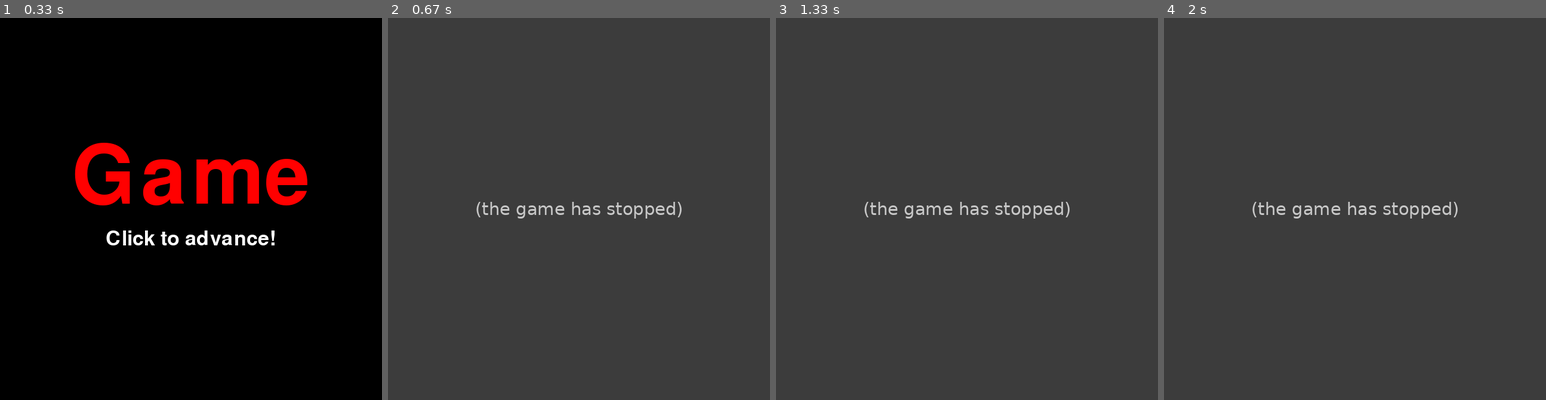
Above: before the commit, frames 1-4 (left to right).
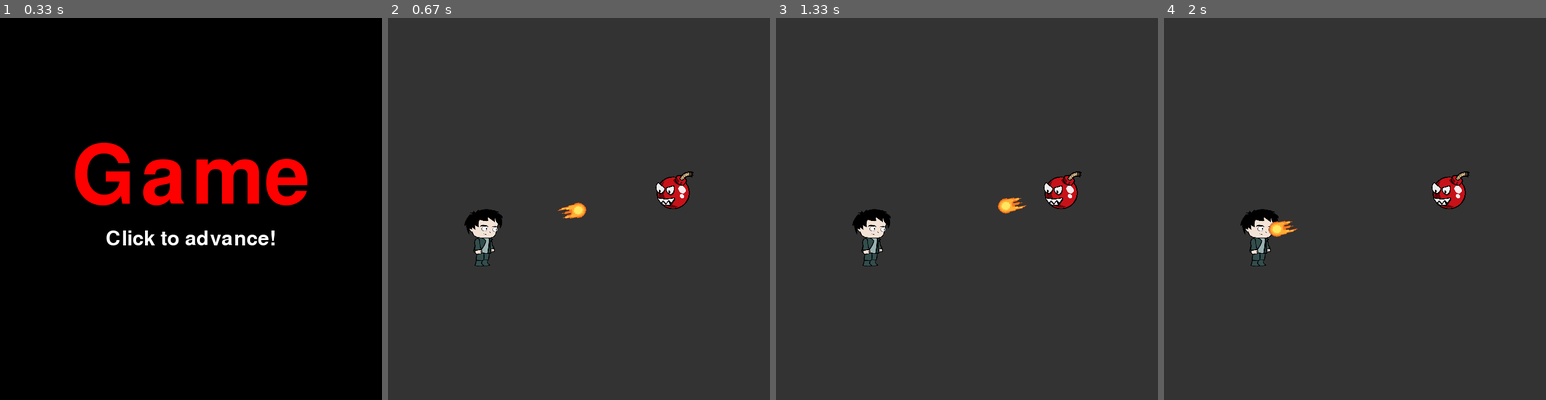
Above: after the commit, the same moments.

Repository: VagishVela/project-pygames
Game: pygame game, started from main.py
The game is run twice, just before and just after one commit, with the same random seed, the same clock (stepped at 60 frames per second) and the same inputs.
Inputs (mouse positions are in pixels of both pictures, inside the frame that each line leads up to):
- Up to frame 1 (0.33 s): no input
- Up to frame 2 (0.67 s): click (579, 209) at 0.38 s
- Up to frame 3 (1.33 s): no input
- Up to frame 4 (2 s): no input

Frame 1 is identical in both runs. In frame 2, 2.2% of the frame differs, in the area x 20-80%, y 40-65%; in frame 3, 2.2%; in frame 4, 2.2%.
Error before the commit: AttributeError: 'Battle' object has no attribute 'player_attack' (battle.py line 24); the game stopped at 0.38 s (later frames are placeholders)

Commit message:
Fixed the mistake

Diff:
--- a/game/views/battle.py
+++ b/game/views/battle.py
@@ -21,16 +21,17 @@
 
         self.enemy = Enemy(self.width*0.7, self.height*0.4, (64, 64))
         self.projectiles = []
-        self.player_attack()
         self.dodge_timer = 0
         self.dodge_for_frames = 60
+
+        self.attack(self.player, self.enemy)  # remove this when inputs are working
 
     def on_update(self):
         for projectile in self.projectiles:
             projectile.update()
             if projectile.check_collision(self.enemy) or projectile.check_collision(self.player):
                 self.projectiles.remove(projectile)
-                if projectile.is_mine:
+                if projectile.is_player:
                     died = self.enemy.take_damage(self.player.abilities)
                     if died: self.win_game()
                 else:
